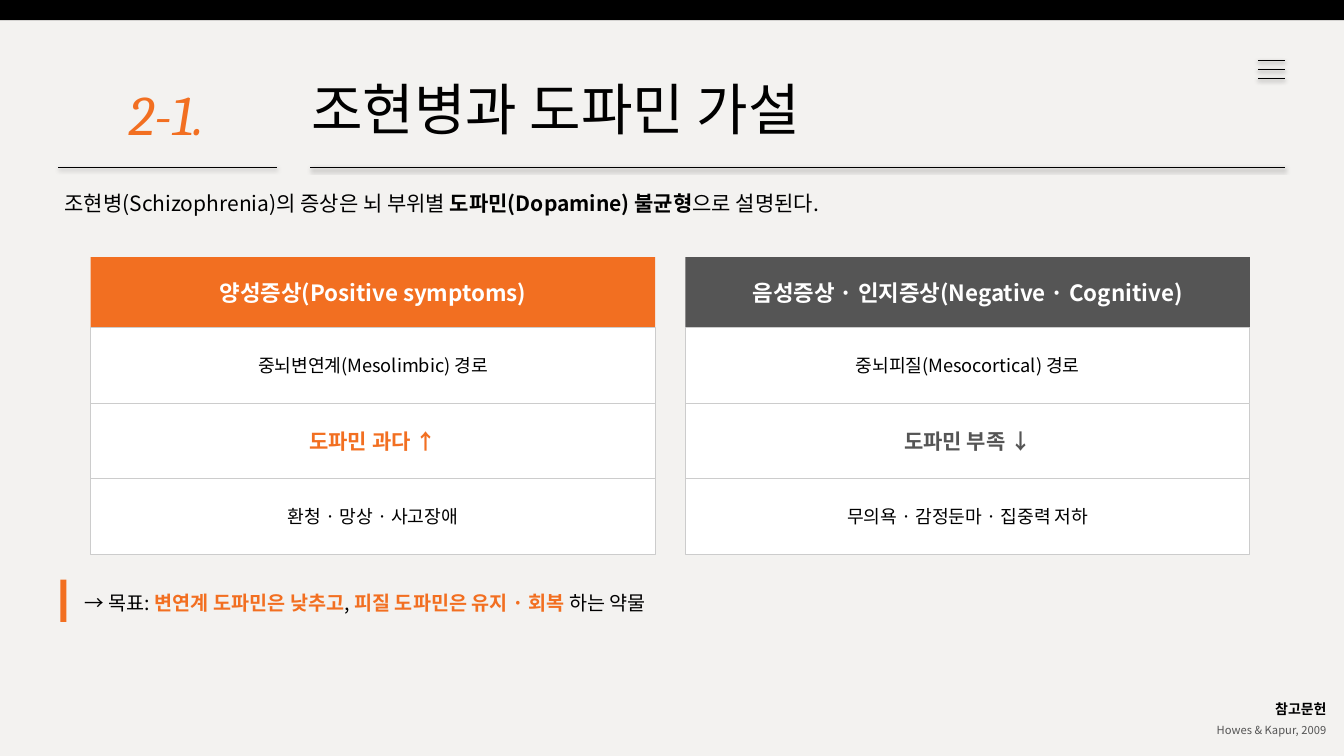
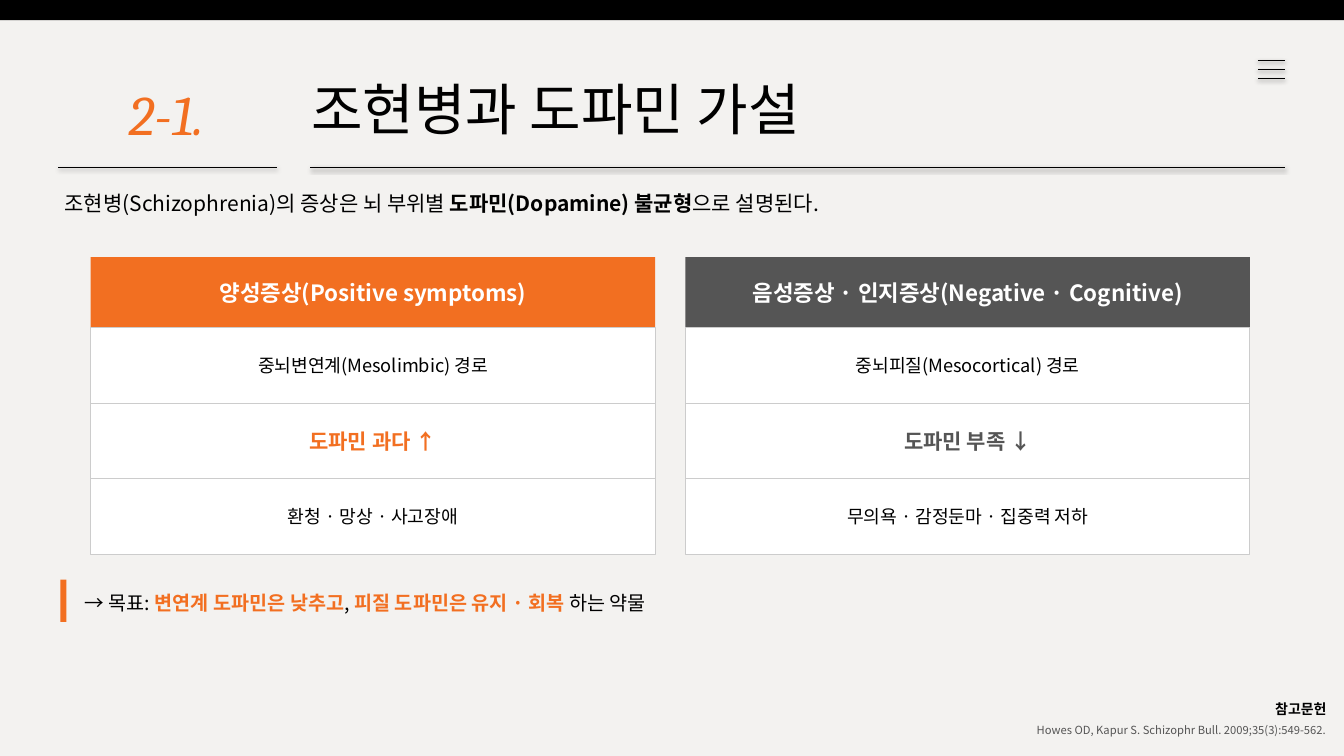
Before and after one commit to wlwl991123-prog/webtoon-app, a slide deck: slide 4 of risperidone.pptx. Drawn at 1344x756 pixels with LibreOffice and Linux fonts; fonts in the diff are those of the drawing. Boxes give left, top, right and bottom in pixels: in the first picture for what was removed or moved away, otherwise in the second. Text is boxed around its words. In the diff, an @@ line names an element or a change of style, - is before the commit and + after.

```diff
--- a/risperidone.pptx
+++ b/risperidone.pptx
@@ text at [1037, 725, 1326, 737]: text changed @@
-Howes & Kapur, 2009
+Howes OD, Kapur S. Schizophr Bull. 2009;35(3):549-562.
```
Also in this commit, not shown: 9 other slides changed.
